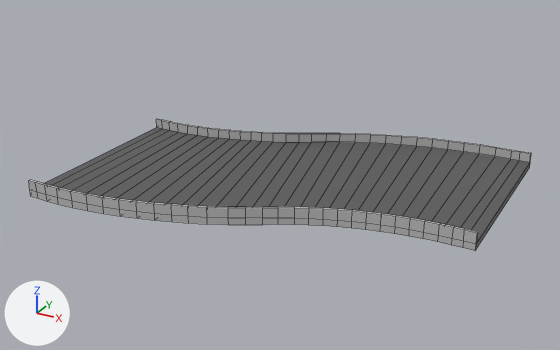
The FBX model Assets/models/Modular_Track/Wide_Track/S-curve/S-curve_L_4_WIDE.fbx as it was, and as the next commit left it.
Both versions are drawn from a camera (50 mm lens) standing at (-12.7, -0.71, 3.16) and looking at (-16.07, 5.42, 0.09). Lighting does not change. The marker at lower left points along +X, +Y and +Z. Mesh edges are drawn as thin lines. Where no turn or scale is listed for an object, it has been applied to the vertices.

The scene before the commit, as lines of its bpy script (objects in view):
```python
me_mesh = bpy.data.meshes.new('Mesh')
me_mesh.from_pydata(...)  # 310 vertices, 310 faces; spans x -4.0..0.0, y -3.0..0.0, z 0.0..0.16
# faces by material slot: [244, 66]
me_mesh.materials.append(mat_lambert9)  # grey #bcbcbc
me_mesh.materials.append(mat_road2)  # dark grey #5b5b5b
ob_psphere52 = bpy.data.objects.new('pSphere52', me_mesh)
ob_psphere52.location = (-14.005, 7.011, 0.0)
```
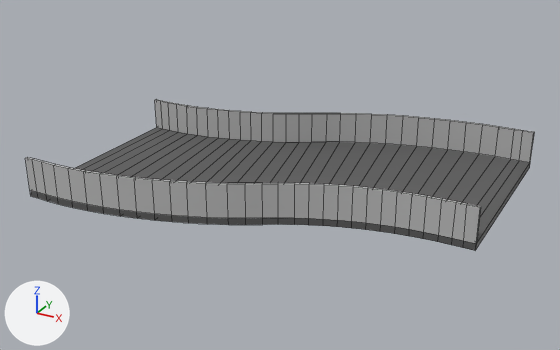
The newer file is also turned or shifted as a whole; pictures and numbers use the older file's frame.

Pixel boxes (x1, y1, x2, y2) of what changed, in the pictures (560 x 350 px):
'pSphere52', reshaped (15% taller): before (29, 119, 532, 250); after (25, 99, 534, 250)
part 1 of me_mesh, cut back: before (29, 119, 532, 243); after (25, 99, 534, 243)
part 2 of me_mesh, recoloured: (30, 190, 476, 250) in both

Patch to the scene script:
```diff
--- a/Assets/models/Modular_Track/Wide_Track/S-curve/S-curve_L_4_WIDE.fbx.py
+++ b/Assets/models/Modular_Track/Wide_Track/S-curve/S-curve_L_4_WIDE.fbx.py
@@ mat_road13 @@
+mat_road13 = principled_material('road13')
+mat_road13.base_color = (0.104, 0.104, 0.104)  # dark grey #5b5b5b
@@ me_mesh @@
 # used by ob_psphere52; location = (-14.005, 7.011, 0.0)
-me_mesh.from_pydata(...)  # 310 vertices, 310 faces; spans x -4.0..0.0, y -3.0..0.0, z 0.0..0.16
+me_mesh.from_pydata(...)  # 310 vertices, 306 faces; spans x -4.0..0.0, y -3.0..0.0, z 0.0..0.39
+# me_mesh part 1
+# 4 faces are deleted
+# 124 vertices in x -4.0..0.0, y -3.0..0.0, z 0.16 move by (0.0, 0.0, 0.23)
+# me_mesh part 2: 60 faces spanning x -4.0..0.0, y -3.0..0.0, z 0.0..0.07 switch from mat_lambert9 (grey #bcbcbc) to mat_road2 (dark grey #5b5b5b)
+me_mesh.materials.append(mat_road13)  # dark grey #5b5b5b
```
